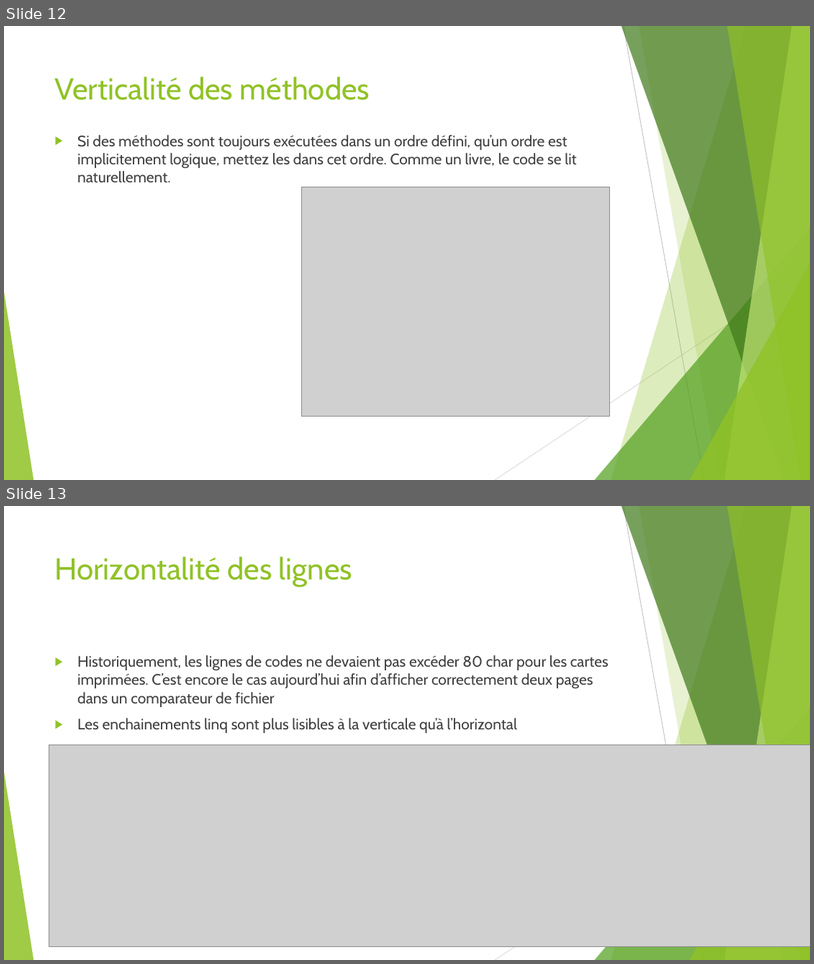
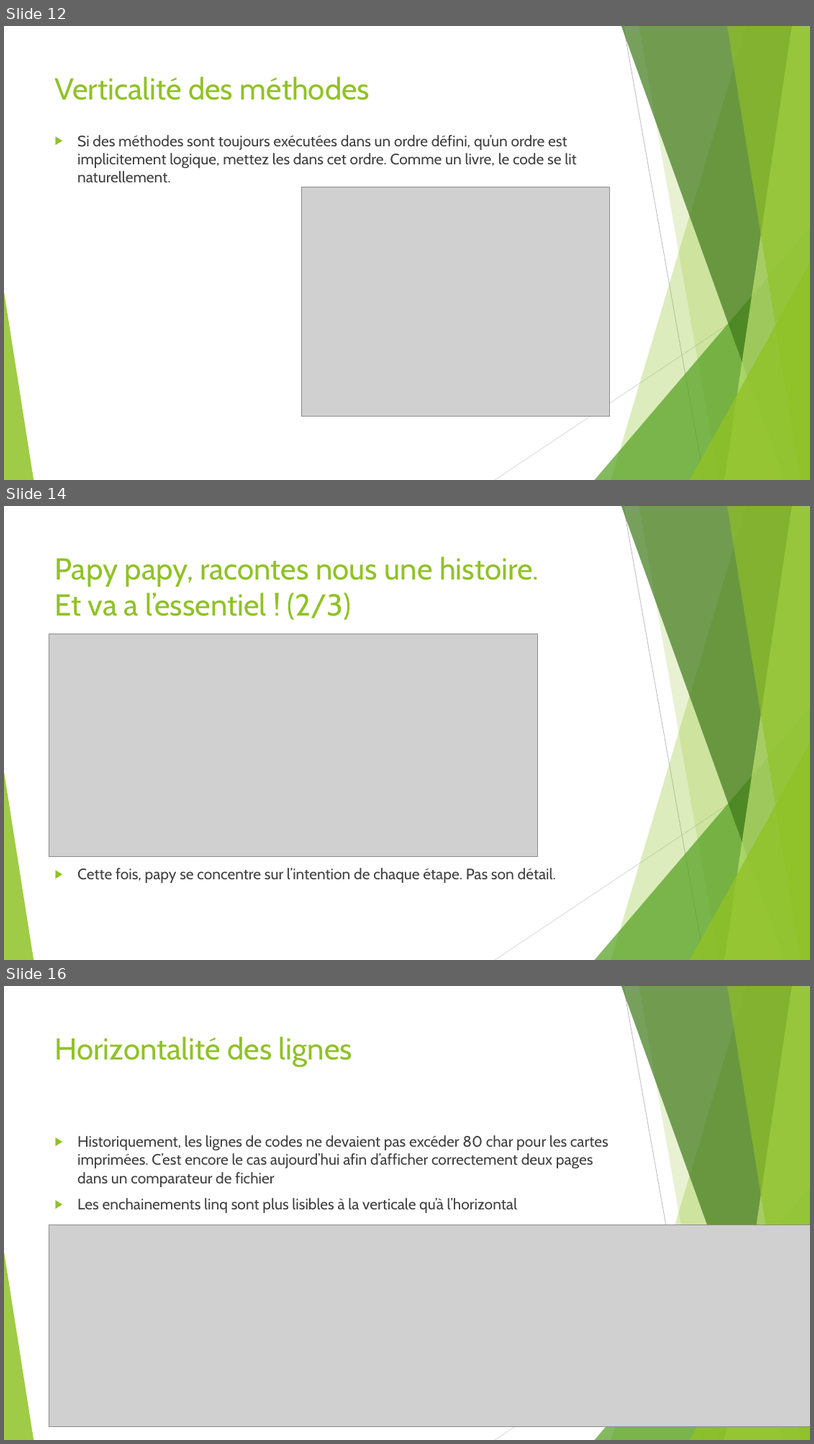
Before and after one commit to worming004/SimpleIsNotEasy, a slide deck: PPT/Easy != Simple.pptx. Shown one above the other, each under a label of ours: slides 12 and 13 before the commit, slides 12, 14 and 16 after it; the slides between them are not shown. The pictures are 814x964 and 814x1444 pixels, drawn with LibreOffice and Linux fonts; fonts in the diff are those of the drawing; grey boxes stand for pictures. Boxes give left, top, right and bottom in pixels: in the first picture for what was removed or moved away, otherwise in the second. Text is boxed around its words. In the diff, an @@ line names an element or a change of style, - is before the commit and + after.

```diff
--- a/PPT/Easy != Simple.pptx
+++ b/PPT/Easy != Simple.pptx
@@ slide 14 added at <box>4,506,810,960</box>, background #FFFFFF; not listed: 10 template elements that a slide beside it also shows @@
@@ title added at <box>55,556,539,620</box>, 36 pt, text #90C226 @@
+Papy papy, racontes nous une histoire.
+Et va a l’essentiel ! (2/3)
@@ picture added at <box>49,633,538,857</box> @@
@@ text added at <box>77,867,556,883</box>, 18 pt, text #404040 @@
+▶ Cette fois, papy se concentre sur l’intention de chaque étape. Pas son détail.
@@ what was slide 13 is now slide 16 @@
```
Also in this commit, not shown: 2 other slides added, 1 other file.
